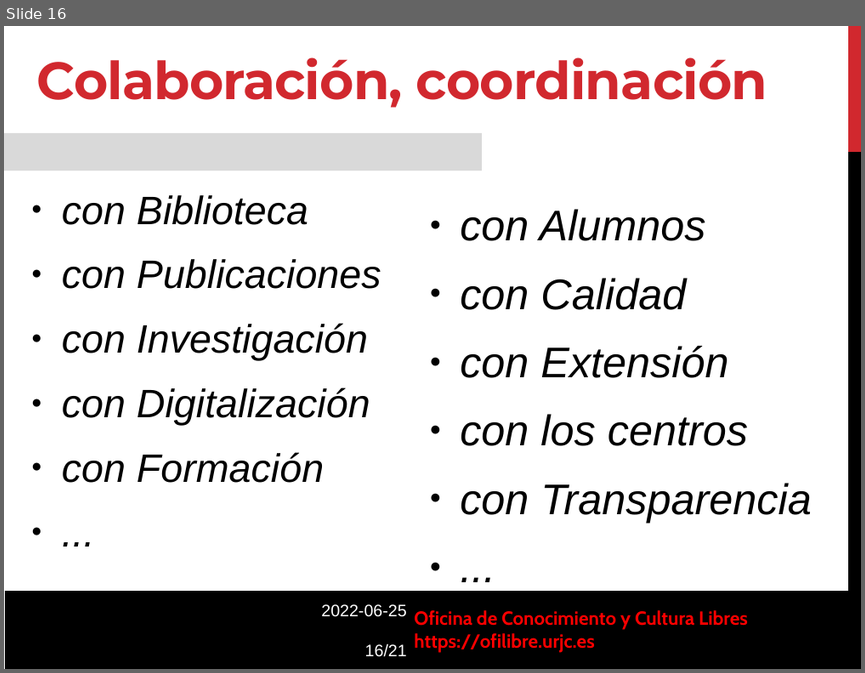
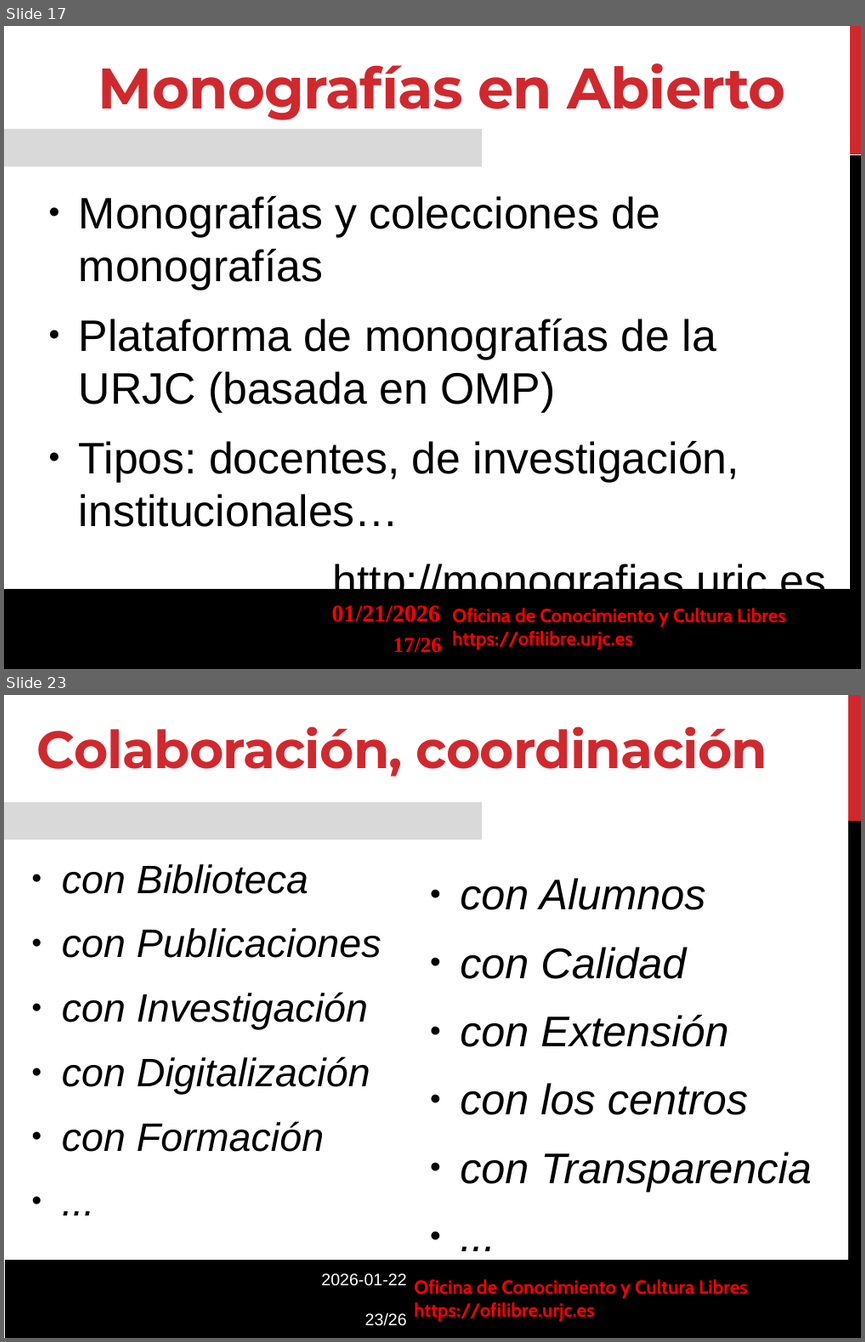
Before and after one commit to roberto-red/ofilibre, a slide deck: static/transpas/ofilibre/Modelo-OfiLibre.odp. Shown one above the other, each under a label of ours: slide 16 before the commit, slides 17 and 23 after it; the slides between them are not shown. The pictures are 865x673 and 865x1342 pixels, drawn with LibreOffice and Linux fonts; fonts in the diff are those of the drawing; background and template pictures are left out. Boxes give left, top, right and bottom in pixels: in the first picture for what was removed or moved away, otherwise in the second. Text is boxed around its words. In the diff, an @@ line names an element or a change of style, - is before the commit and + after.

Commit message:
Nueva presentación del "modelo OfiLibre"

```diff
--- a/static/transpas/ofilibre/Modelo-OfiLibre.odp
+++ b/static/transpas/ofilibre/Modelo-OfiLibre.odp
@@ slide 17 added at [4, 26, 861, 669], background #FFFFFF @@
@@ freeform shape added at [850, 26, 861, 154], fill #D1282E @@
@@ text added at [98, 63, 786, 120], 48 pt, text #D1282E, bold @@
+Monografías en Abierto
@@ rectangle added at [4, 129, 481, 166], fill #D9D9D9 @@
@@ freeform shape added at [850, 155, 861, 669], fill #000000 @@
@@ text added at [79, 196, 826, 605], 37 pt, text #000000 @@
+● Monografías y colecciones de monografías
+● Plataforma de monografías de la URJC (basada en OMP)
+● Tipos: docentes, de investigación, institucionales…
+http://monografias.urjc.es
@@ freeform shape added at [4, 588, 861, 669], fill #000000 @@
@@ text added at [332, 605, 441, 622], 20 pt, text #FF0000, bold @@
+01/21/2026
@@ text added at [452, 607, 786, 650], 16 pt, text #FF0000, bold @@
+Oficina de Conocimiento y Cultura Libres
+https://ofilibre.urjc.es
@@ page number added at [393, 637, 442, 652], 18 pt, text #FF0000, bold @@
+17/26
@@ what was slide 16 is now slide 23 @@
@@ text at [321, 1273, 407, 1326]: text changed @@
-2022-06-25
-16/21
+2026-01-22
+23/26
```
Also in this commit, not shown: 8 slides changed, 14 other slides added, 10 slides removed, 3 other files.
